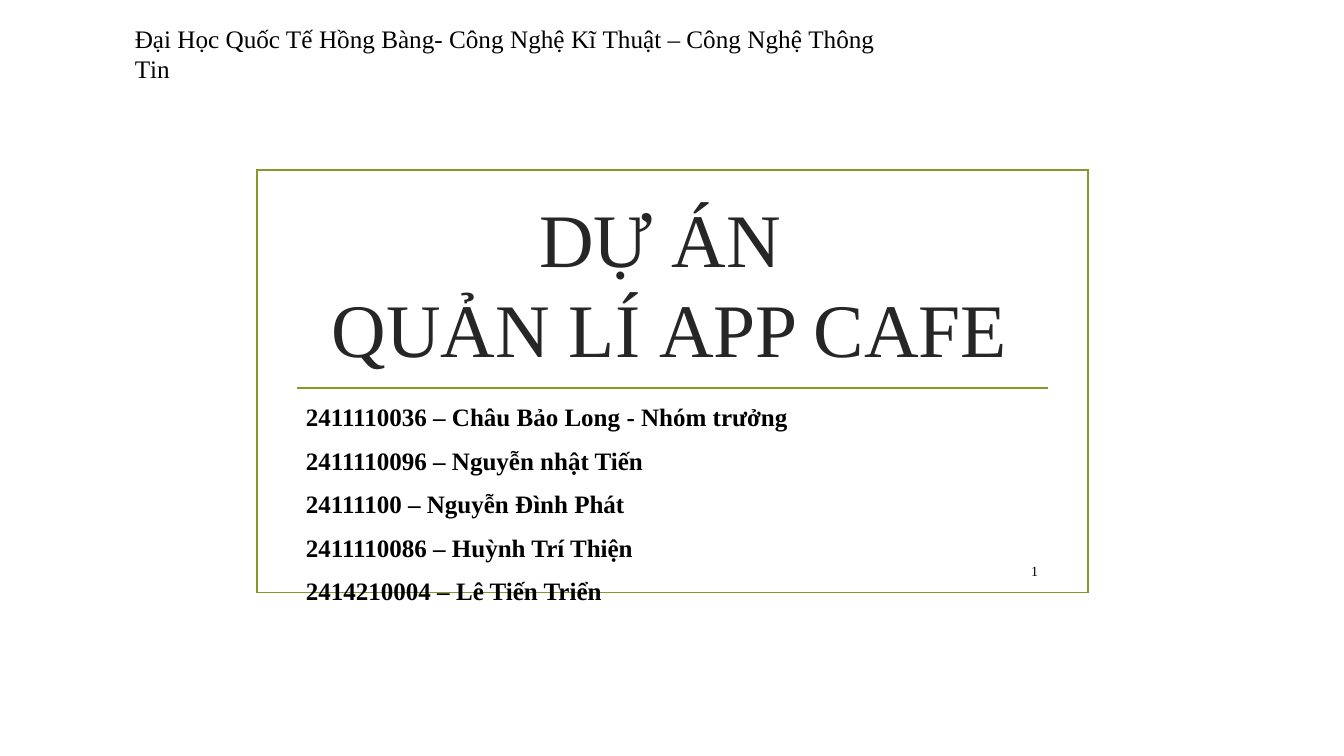
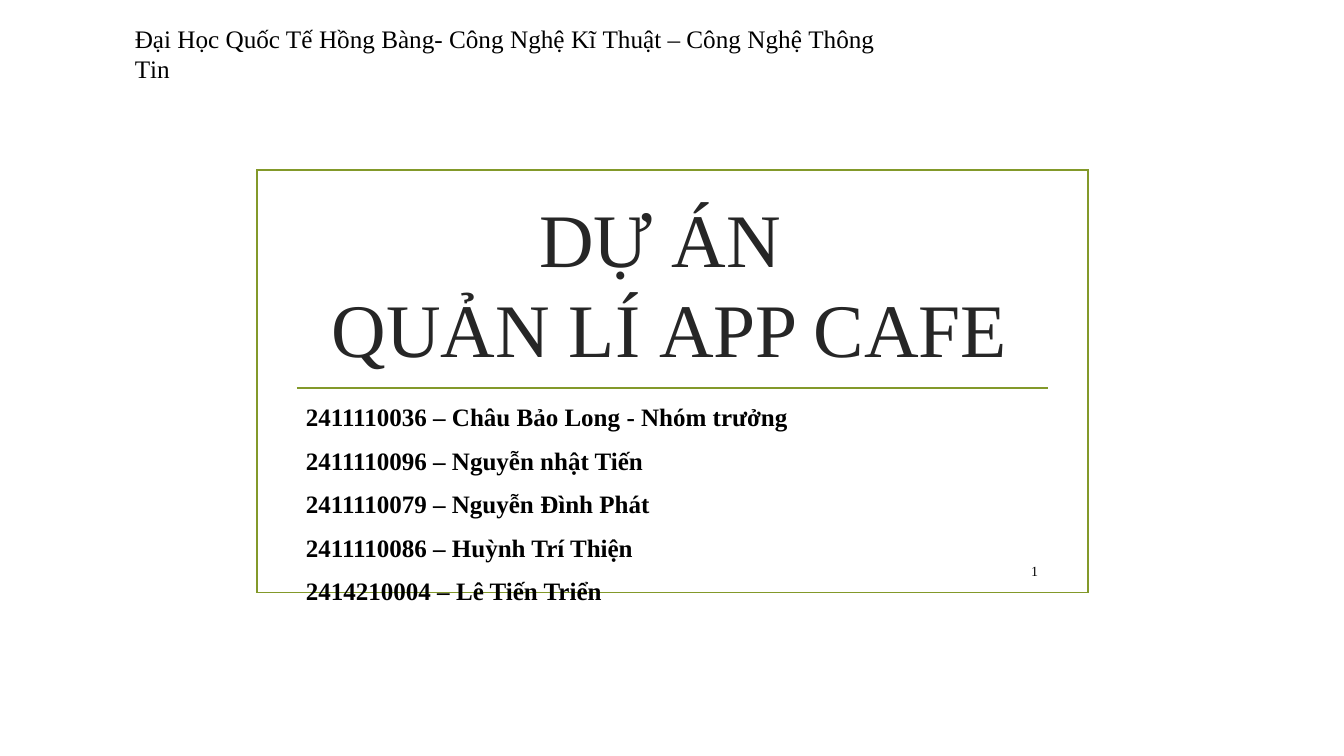
Before and after one commit to Baorlong11/VuNoLon, a slide deck: slide 1 of Bao cao AppCafe.pptx. Drawn at 1344x756 pixels with LibreOffice and Linux fonts; fonts in the diff are those of the drawing; background and template pictures are left out. Boxes give left, top, right and bottom in pixels: in the first picture for what was removed or moved away, otherwise in the second. Text is boxed around its words. In the diff, an @@ line names an element or a change of style, - is before the commit and + after.

Commit message:
Cap nhat file bao cao

```diff
--- a/Bao cao AppCafe.pptx
+++ b/Bao cao AppCafe.pptx
@@ subtitle at [306,494,649,519]: text changed @@
-24111100 – Nguyễn Đình Phát
+2411110079 – Nguyễn Đình Phát
```
